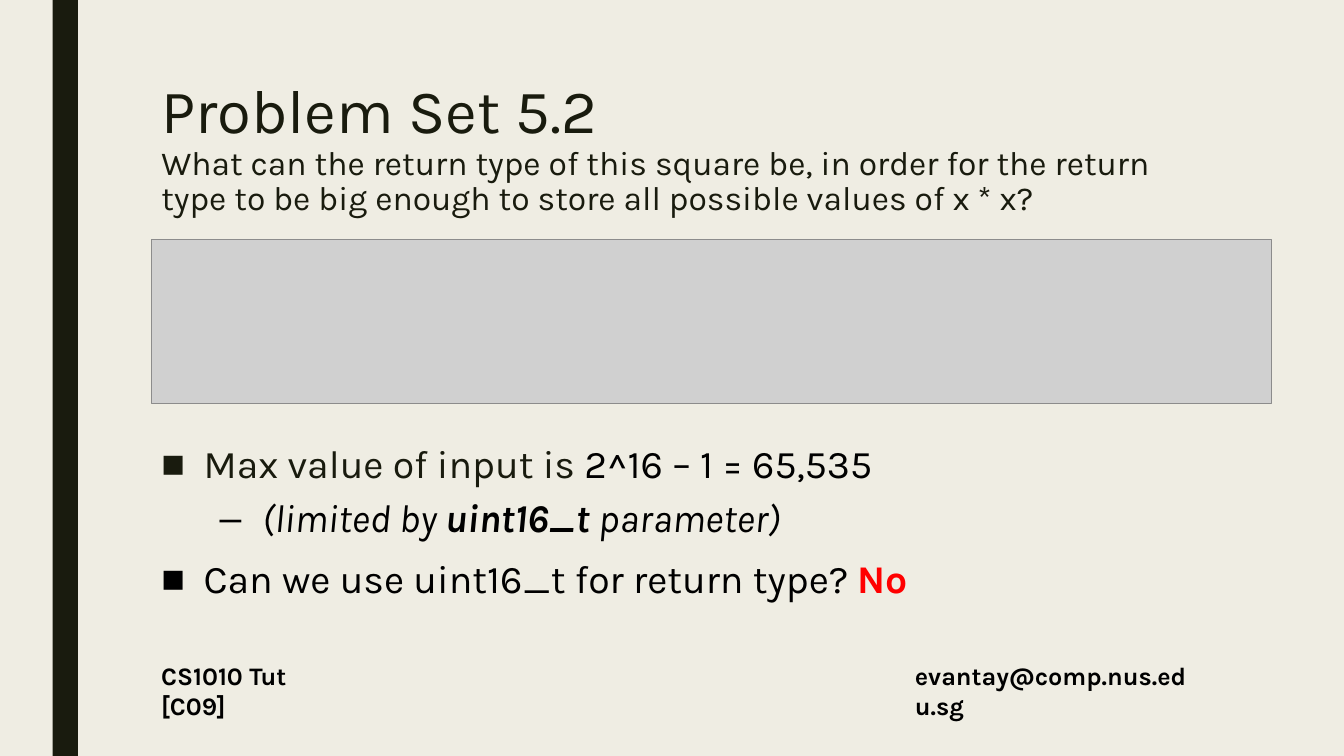
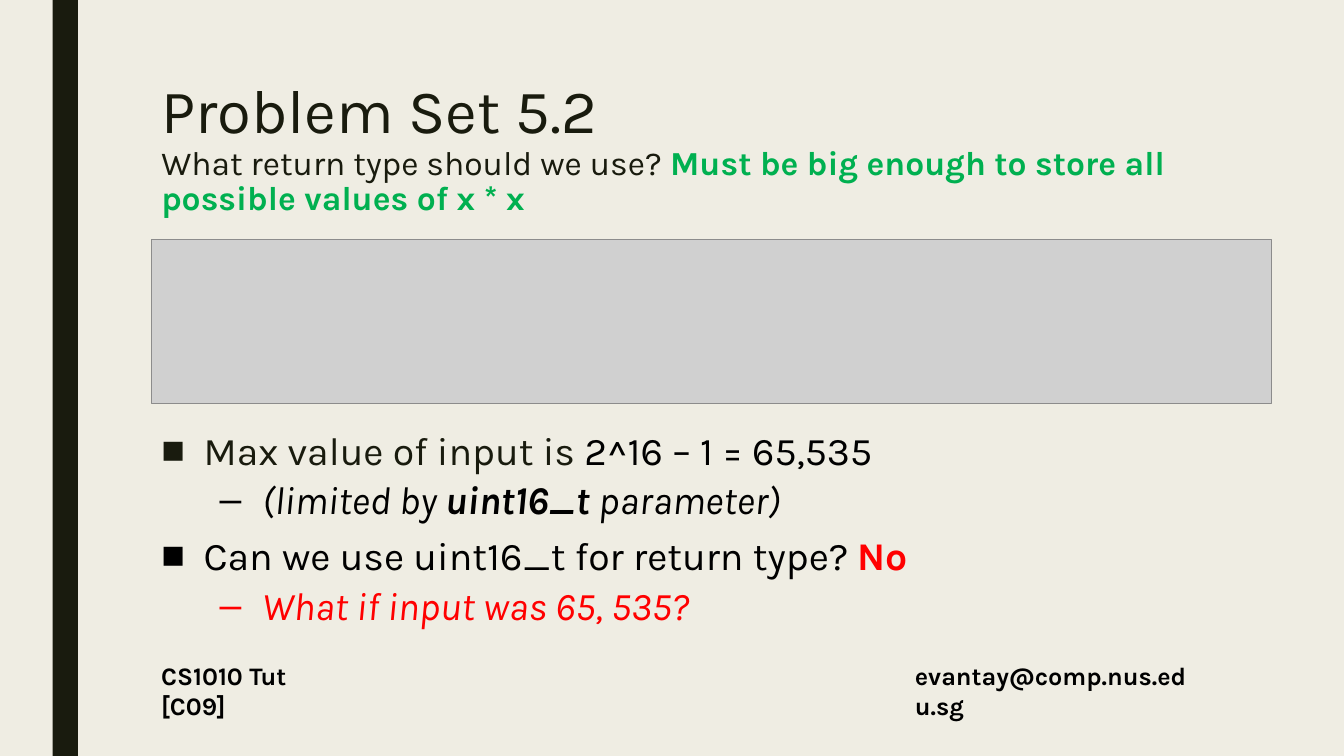
Before and after one commit to DigiPie/CS1010-Tutorial-C09, a slide deck: slide 27 of Tutorial 2/CS1010_TutC09_2.pptx. Drawn at 1344x756 pixels with LibreOffice and Linux fonts; fonts in the diff are those of the drawing; grey boxes stand for pictures. Boxes give left, top, right and bottom in pixels: in the first picture for what was removed or moved away, otherwise in the second. Text is boxed around its words. In the diff, an @@ line names an element or a change of style, - is before the commit and + after.

```diff
--- a/Tutorial 2/CS1010_TutC09_2.pptx
+++ b/Tutorial 2/CS1010_TutC09_2.pptx
@@ title at (161,91,1165,218): text changed; text colour #191B0E to #00B050; bold on @@
-Problem Set 5.2
-What can the return type of this square be, in order for the return type to be big enough to store all possible values of x * x?
+Problem Set 5.2
+What return type should we use? Must be big enough to store all possible values of x * x
@@ text at (204,438,908,580): line spacing 0.94 to 0.84 @@
@@ text at (262,593,689,630): paragraph added @@
+  – What if input was 65, 535?
```
Also in this commit, not shown: 8 other slides changed, 2 slides added, 2 slides removed, 3 other files.
